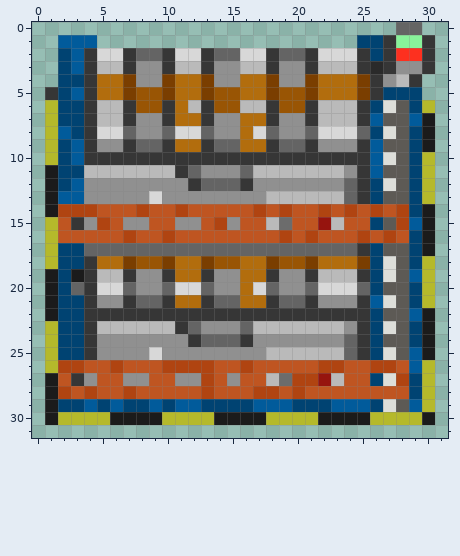
Pixel-art sprite -- Resources/Textures/_NF/Structures/Storage/crate_storage_rack.rsi/fill-4.png. The picture above is the old version.
The file is 32x32 pixels.
New version:
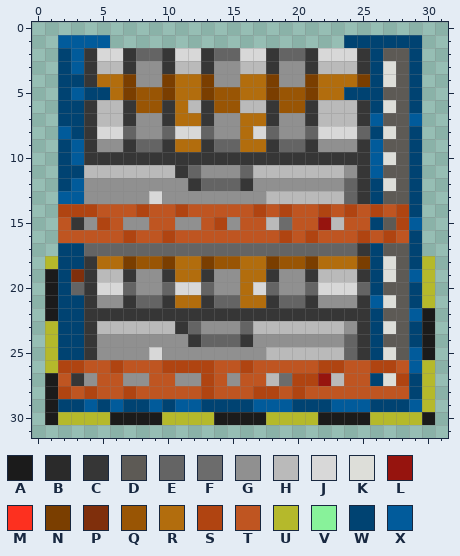
Palette (. is transparent): A #1b1b1b  B #2a2a2a  C #363636  D #5d5a55  E #646464  F #6c6c6c  G #909090  H #bababa  J #d8d8d8  K #ddded9  L #96140e  M #fd301f  N #7a3e00  P #7f2f0c  Q #995504  R #b26d0d  S #b04411  T #bf5521  U #b5b92b  V #88f29a  W #004372  X #015b9b
The edit:
Changed rows in their new state; - is an unchanged pixel.
first column x 1:
 0 ---------------------------..-
 1 ----X------------------W--WWW.
 2 --------------------------DDW.
 3 -------------------------WKDW.
 4 -------------------------WKDW-
 5 .--WW------------------WWWDD--
 6 .----------------------------.
 7 .----------------------------.
 8 .----------------------------.
 9 .----------------------------.
10 .----------------------------.
11 .----------------------------.
12 .----------------------------.
13 .----------------------------.
14 .----------------------------.
15 .----------------------------.
16 .----------------------------.
17 .----------------------------.
19 --P---------------------------
first column x 27:
29 WW
